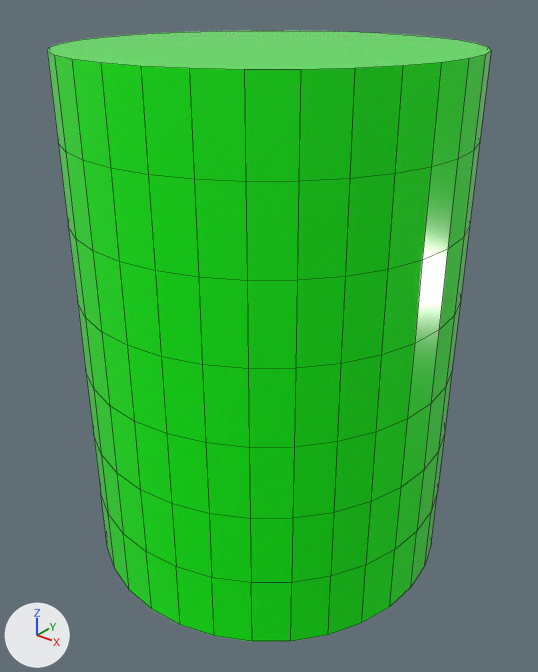
A saved change to the FBX model Assets/Models/totem.fbx.
The view is the same before and after, from a camera (50 mm lens) standing at (0.815, -1.018, 0.584) and looking at (0.012, -0.014, -0.039). The axes (+X, +Y, +Z) are drawn at lower left. The lights are the same throughout. Mesh edges are drawn as thin lines. Vertices at the same position are counted once.

The scene before the commit, as lines of its bpy script (objects in view):
```python
me_cylinder = bpy.data.meshes.new('Cylinder')
me_cylinder.from_pydata(...)  # 256 vertices, 226 faces; spans x -0.35..0.35, y -0.35..0.35, z -0.48..0.48
me_cylinder.materials.append(mat_totem)  # green #00ff00
ob_totem = bpy.data.objects.new('Totem', me_cylinder)
ob_totem.location = (0.0, 0.0, 0.0)
```
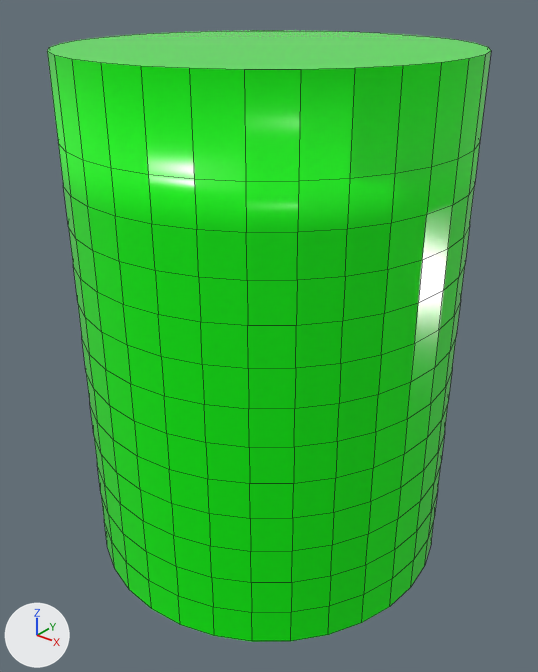
The newer file adds a shape key; the second version is drawn at full value of the shape key 'Edge 1 2' of 'Totem', and the change is written as the vertex moves it makes.

Diff of the bpy script that builds the scene:
```diff
--- a/Assets/Models/totem.fbx.py
+++ b/Assets/Models/totem.fbx.py
@@ me_cylinder @@
 # used by ob_totem; location = (0.0, 0.0, 0.0)
-me_cylinder.from_pydata(...)  # 256 vertices, 226 faces; spans x -0.35..0.35, y -0.35..0.35, z -0.48..0.48
+me_cylinder.from_pydata(...)  # 448 vertices, 418 faces; spans x -0.35..0.35, y -0.35..0.35, z -0.48..0.48
+# me_cylinder part 1
+# 192 faces are deleted
+# 128 new vertices lie (0.0, 0.0, 0.069) away from vertices in x -0.35..0.35, y -0.35..0.35, z -0.48..-0.069
+# 64 new vertices lie (0.0, 0.0, 0.068) away from vertices in x -0.35..0.35, y -0.35..0.35, z 0.069..0.206
+# 384 new faces join them
 me_cylinder.materials.append(mat_totem)
```

What differs and where, as boxes (x1, y1, x2, y2) in the pictures (538 x 672 px):
part 1 of me_cylinder, built on
    both: (58, 144, 479, 620)
